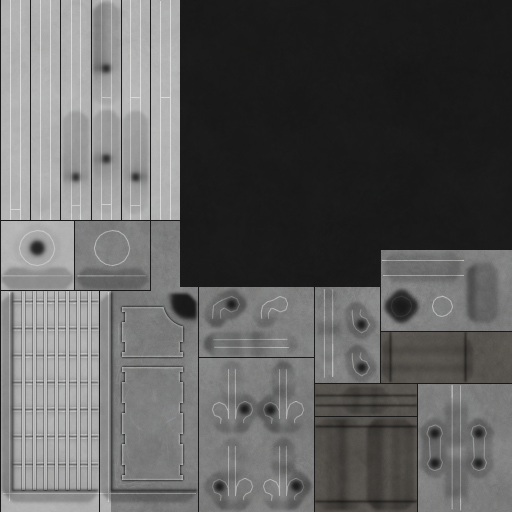
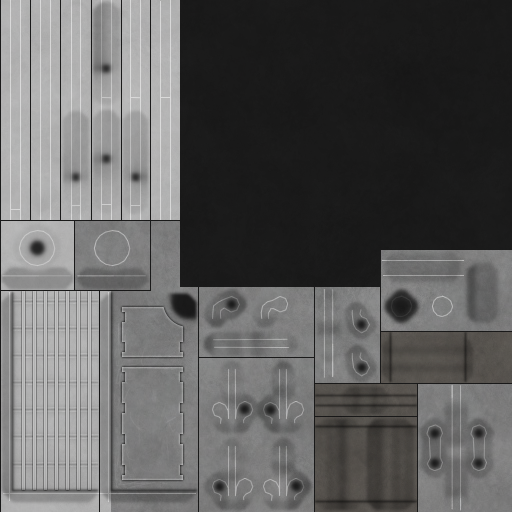
Two versions of the same layered image (512px x 512px). Layer-by-layer changes:
renamed "b" to "d1", opacity 40% → 20% over [12, 299, 100, 467]
renamed "gr" to "d1 gr", opacity 20% → 10%, moved it above "gr2" over [10, 296, 102, 470]
